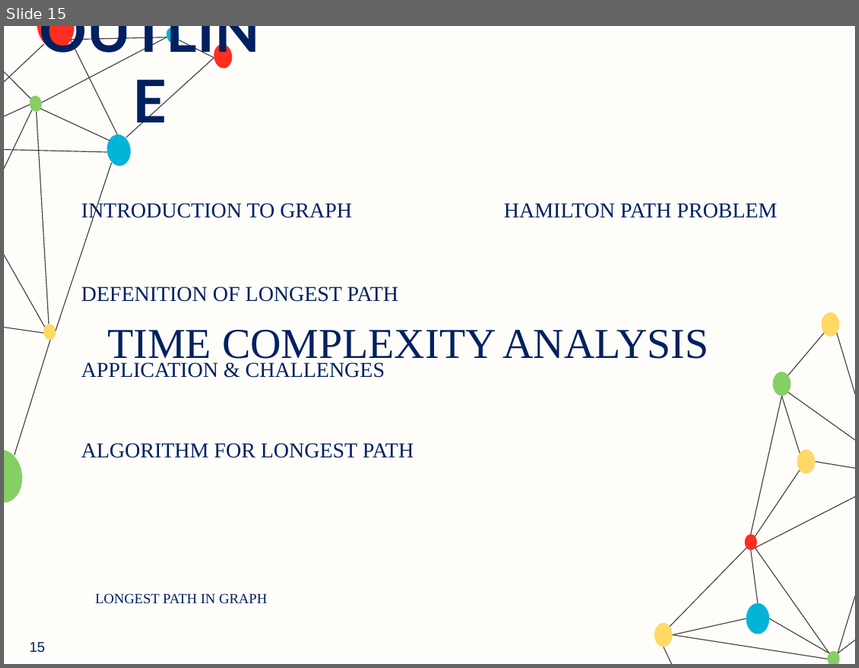
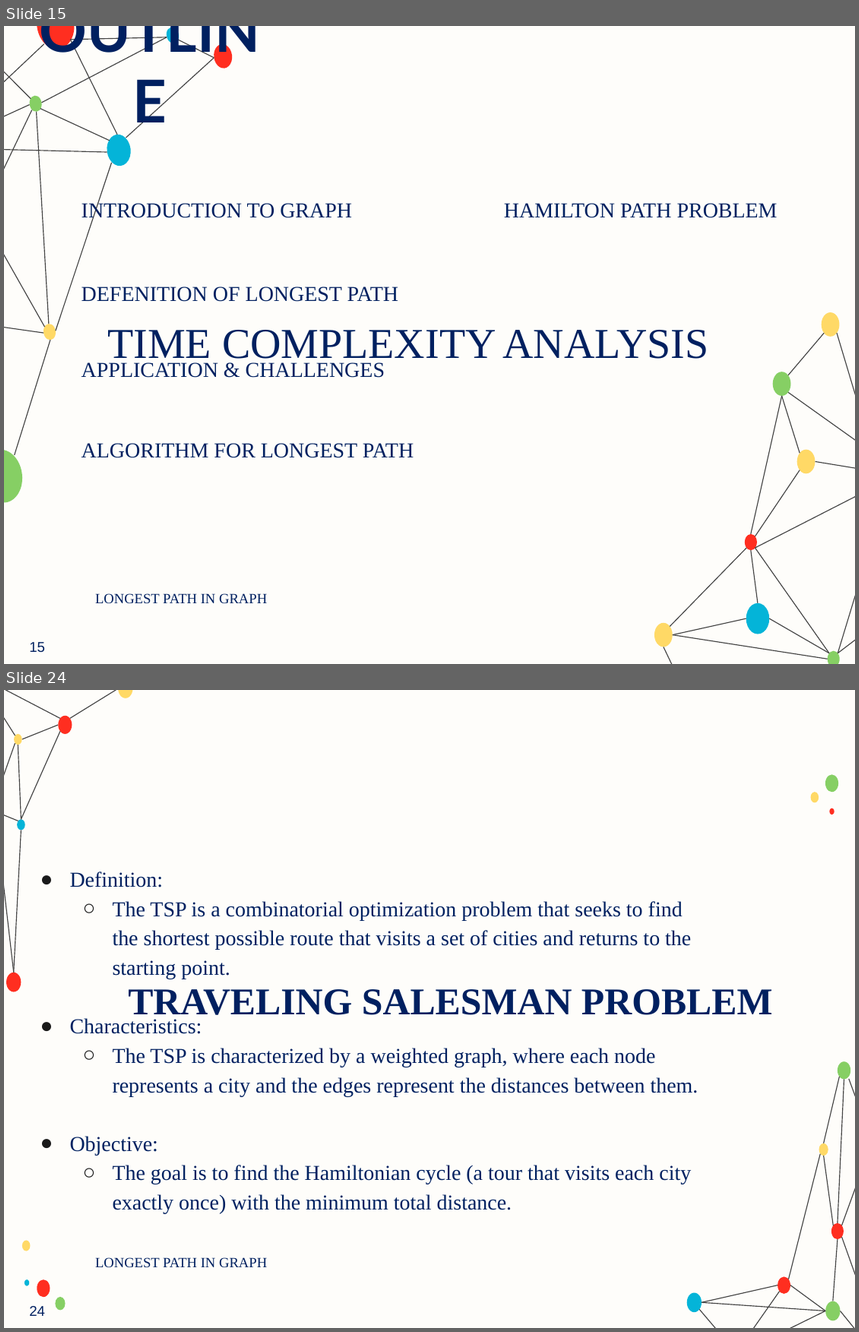
Before and after one commit to ParsaMohammadpour/advanced-algorithm-assignments, a slide deck: presentation/Longest_Path_Problem_in_Graphs.pptx. Shown one above the other, each under a label of ours: slide 15 before the commit, slides 15 and 24 after it; the slides between them are not shown. The pictures are 859x668 and 859x1332 pixels, drawn with LibreOffice and Linux fonts; fonts in the diff are those of the drawing; background and template pictures are left out. Boxes give left, top, right and bottom in pixels: in the first picture for what was removed or moved away, otherwise in the second. Text is boxed around its words. In the diff, an @@ line names an element or a change of style, - is before the commit and + after.

```diff
--- a/presentation/Longest_Path_Problem_in_Graphs.pptx
+++ b/presentation/Longest_Path_Problem_in_Graphs.pptx
@@ slide 24 added at box(4, 690, 855, 1328), background #FEFDFA @@
@@ line added from (22, 739) to (59, 725), #434343 0.75 pt @@
@@ group added at box(22, 774, 838, 1310): 7 ellipses @@
@@ text added at box(70, 872, 699, 1214), 18 pt, text #002060 @@
+● Definition:
+  ○ The TSP is a combinatorial optimization problem that seeks to find the shortest possible route that visits a set of cities and returns to the starting point.
+● Characteristics:
+  ○ The TSP is characterized by a weighted graph, where each node represents a city and the edges represent the distances between them.
+● Objective:
+  ○ The goal is to find the Hamiltonian cycle (a tour that visits each city exactly once) with the minimum total distance.
@@ text added at box(128, 989, 773, 1022), 32 pt, text #002060, bold @@
+TRAVELING SALESMAN PROBLEM
@@ text added at box(95, 1258, 267, 1268), 12 pt, text #002060 @@
+LONGEST PATH IN GRAPH
@@ group added at box(4, 690, 855, 1328): 24 lines, 11 ellipses @@
@@ page number added at box(29, 1306, 45, 1316), 12 pt, text #002060 @@
+24
```
Also in this commit, not shown: 17 other slides added.
